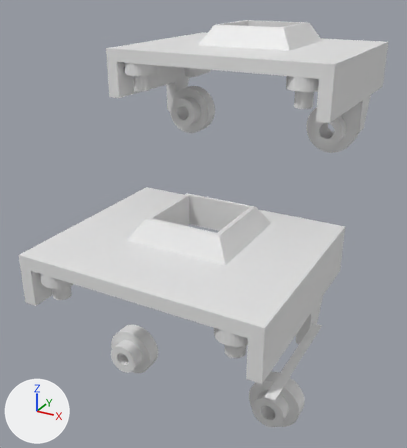
Renders of the Blender file car/blender_stuff/camera-adaptor.blend from each side of a commit.
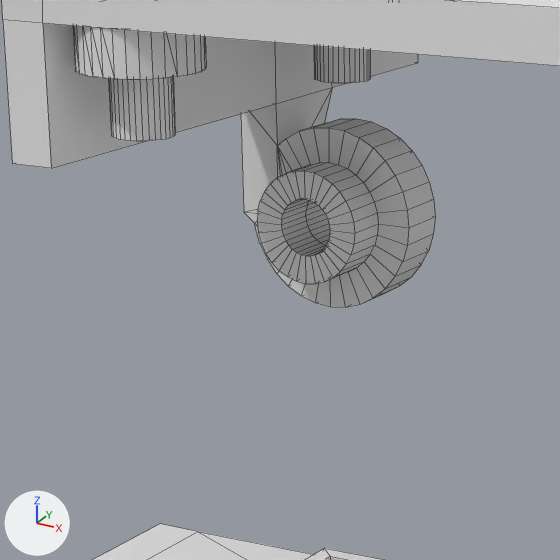
The first picture shows the older version from a 50 mm camera at (0.0288, -0.0494, 0.0285) aimed at (-0.0026, 0.0078, -0.0001). The close-ups show both versions on the part from 26% to 61% of the width and 13% to 44% of the height of that picture; other places that the commit changed are outside them. Arrows for +X, +Y and +Z are at lower left; the lights stay in place. The close-ups show mesh edges as thin lines.

Before the edit, the objects in view are built like this:
```python
me_cube = bpy.data.meshes.new('Cube')
me_cube.from_pydata(...)  # 92 vertices, 82 faces; spans x -1.1..1.1, y -1.1..0.9, z -11.4..5.5
me_cylinder = bpy.data.meshes.new('Cylinder')
me_cylinder.from_pydata(...)  # 1160 vertices, 1037 faces; spans x -7.6..1.1, y -3.8..1.0, z -14.3..9.7
ob_cube = bpy.data.objects.new('Cube', me_cube)
ob_cube.location = (0.0, 0.00064, -0.00024)
ob_cube.scale = (0.0125, 0.012, 0.00075)
ob_cylinder = bpy.data.objects.new('Cylinder', me_cylinder)
ob_cylinder.location = (0.0089, 0.02139, 0.01086)
ob_cylinder.rotation_euler = (-1.571, 0.0, 0.0)  # degrees (-90, 0, 0)
ob_cylinder.scale = (0.00323, 0.00323, 0.001)
```
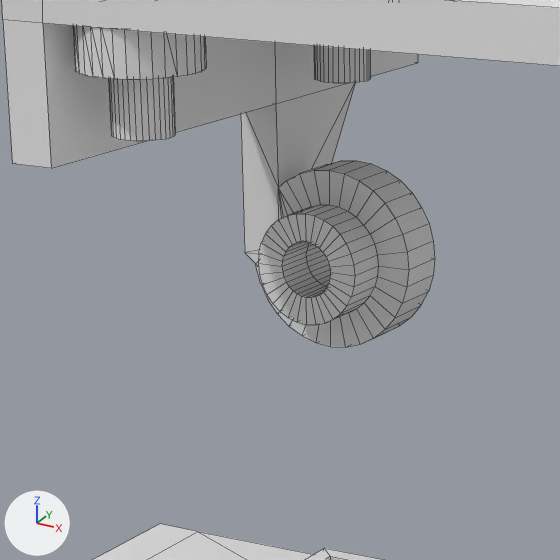
Patch to the scene script:
```diff
--- a/car/blender_stuff/camera-adaptor.blend.py
+++ b/car/blender_stuff/camera-adaptor.blend.py
@@ me_cylinder @@
 me_cylinder.from_pydata(...)  # 1160 vertices, 1037 faces; spans x -7.6..1.1, y -3.8..1.0, z -14.3..9.7
 # used by ob_cylinder; location = (0.0089, 0.02139, 0.01086); rotation_euler = (-1.571, 0.0, 0.0), in degrees (-90, 0, 0); scale = (0.00323, 0.00323, 0.001)
+# me_cylinder part 1: all 2 vertices in x -7.6..-7.1, y -1.2, z 3.0 are moved by (0.0, 0.0, 1.8)
+# me_cylinder part 2: all 257 vertices in x -7.6..-5.5, y -1.0..1.0, z -2.7..1.0 are moved by (0.0, 0.5, 0.0)
```

Changed parts and their boxes [x1, y1, x2, y2] in the close-ups (560 x 560 px; the box of a moved part takes in the faces that stretch with it):
'Cylinder', reshaped
    before: [2, 0, 560, 307]
    after: [2, 0, 560, 347]
part 1 of me_cylinder, moved or reshaped
    before: [275, 43, 418, 146]
    after: [275, 43, 418, 187]
part 2 of me_cylinder, moved or reshaped
    before: [241, 104, 435, 307]
    after: [241, 104, 435, 347]
